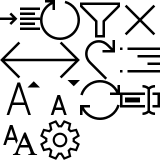
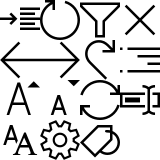
Revision of a layered (160, 160) image; what changed, layer by layer:
painted on "..." over [80, 125, 120, 158]
